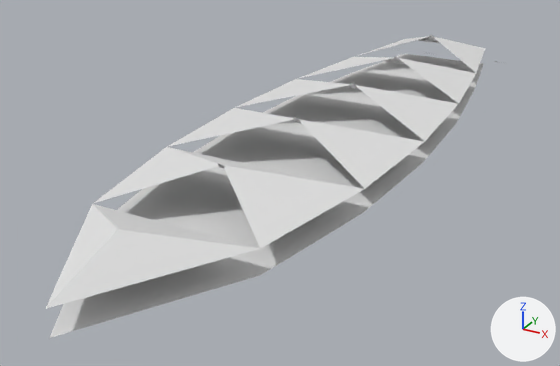
An edit to the OBJ model GameData/Meshes/Designs/vesper/vesper_drone_elite_53.obj, drawn before and after from the same camera.
Camera for both pictures: a 50 mm camera at (0.9, -2.1, 0.79) aimed at (-0.08, -0.32, -0.1). The axes (+X, +Y, +Z) are drawn at lower right. The lights are the same throughout. The older version comes first. Where no turn or scale is listed for an object, it has been applied to the vertices. Vertices at exactly the same position are counted once.

The first picture shows 'vesper_drone_elite_53'.
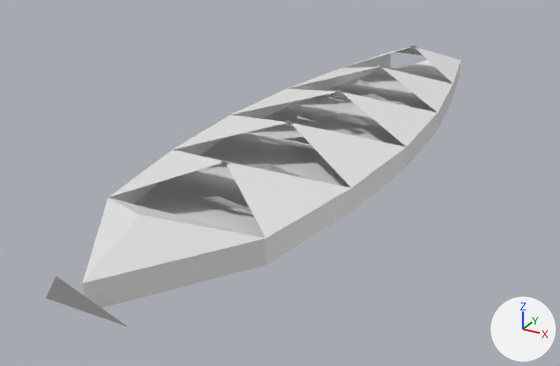
Boxes (x1, y1, x2, y2) around the edits, measured in the pictures (560 x 366 px; the box of a moved part takes in the faces that stretch with it):
'vesper_drone_elite_53', reshaped (9% narrower, 7% shorter)
    before: (45, 34, 503, 338)
    after: (46, 45, 461, 327)
part 1 of me_vesper_drone_elite_53, moved or reshaped
    before: (392, 56, 402, 62)
    after: (409, 45, 417, 50)
part 2 of me_vesper_drone_elite_53, moved or reshaped
    before: (349, 83, 358, 89)
    after: (376, 65, 384, 70)
part 3 of me_vesper_drone_elite_53, moved or reshaped
    before: (292, 117, 301, 123)
    after: (335, 90, 344, 95)
part 4 of me_vesper_drone_elite_53, moved or reshaped
    before: (218, 164, 225, 168)
    after: (285, 120, 294, 126)
part 5 of me_vesper_drone_elite_53, moved or reshaped
    before: (427, 34, 436, 40)
    after: (221, 160, 228, 164)
part 6 of me_vesper_drone_elite_53, rebuilt (14% narrower)
    before: (45, 36, 485, 309)
    after: (82, 47, 461, 308)
part 7 of me_vesper_drone_elite_53, built on
    before: (50, 54, 483, 338)
    after: (46, 60, 442, 327)

The change in detail:
me_vesper_drone_elite_53 is used by ob_vesper_drone_elite_53; location (0.0, 0.0, 0.0).
me_vesper_drone_elite_53 had 59 vertices, 38 faces and spanned x -0.3..0.3, y -1.3..0.92, z 0.0..0.13.
me_vesper_drone_elite_53 now has 95 vertices, 74 faces and spans x -0.27..0.27, y -1.27..0.69, z 0.0..0.14.
me_vesper_drone_elite_53 part 1: the loose piece of 3 vertices spanning x -0.02..0.02, y 0.33..0.37, z 0.11..0.13 is moved by (0.0, 0.17, 0.0).
me_vesper_drone_elite_53 part 2: the loose piece of 3 vertices spanning x -0.02..0.02, y -0.03..0.0, z 0.11..0.13 is moved by (0.0, 0.22, 0.0).
me_vesper_drone_elite_53 part 3: the loose piece of 3 vertices spanning x -0.02..0.02, y -0.4..-0.36, z 0.11..0.13 is moved by (0.0, 0.27, 0.0).
me_vesper_drone_elite_53 part 4: the loose piece of 3 vertices spanning x -0.02..0.02, y -0.76..-0.72, z 0.11..0.13 is moved by (0.0, 0.33, 0.0).
me_vesper_drone_elite_53 part 5: the loose piece of 3 vertices spanning x -0.02..0.02, y 0.69..0.73, z 0.11..0.13 is moved by (0.0, -1.44, 0.0).
me_vesper_drone_elite_53 part 6: the loose piece of 19 vertices spanning x -0.3..0.3, y -1.3..0.87, z 0.06..0.12 is rebuilt with 32 vertices and now spans x -0.27..0.27, y -1.21..0.65, z 0.0..0.13.
Part 7, on me_vesper_drone_elite_53:
13 vertices are removed from x -0.3..0.3, y -1.3..0.87, z 0.0.
11 faces are deleted.
21 vertices are added at x -0.11..0.11, y -1.27..0.69, z 0.0..0.11.
7 new faces join them.
Other edits to the shape of me_vesper_drone_elite_53 do not show in these pictures.
